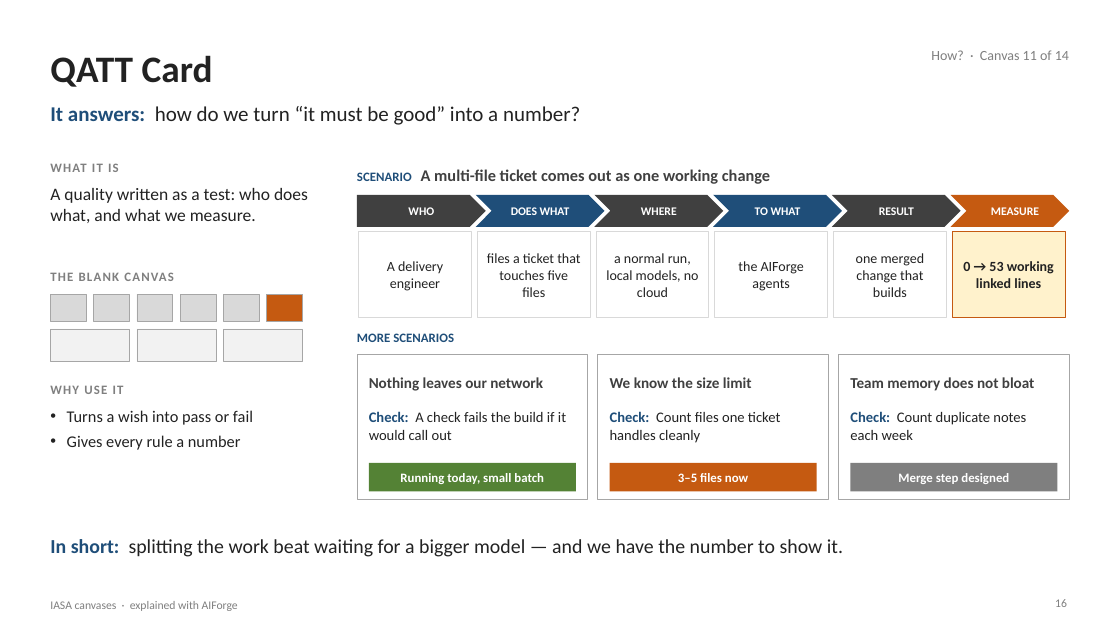
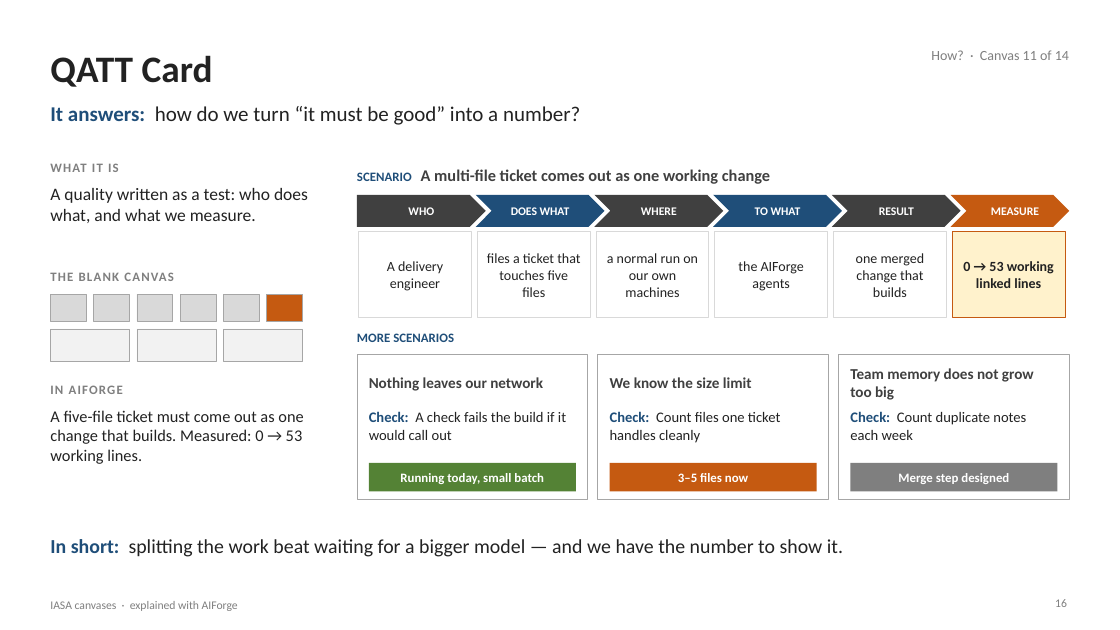
Before and after one commit to Manikanta-Reddy-Pasala/tools, a slide deck: slide 16 of course/iasa-aiforge/IASA-Canvases-with-AIForge.pptx. Drawn at 1120x630 pixels with LibreOffice and Linux fonts; fonts in the diff are those of the drawing. Boxes give left, top, right and bottom in pixels: in the first picture for what was removed or moved away, otherwise in the second. Text is boxed around its words. In the diff, an @@ line names an element or a change of style, - is before the commit and + after.

```diff
--- a/course/iasa-aiforge/IASA-Canvases-with-AIForge.pptx
+++ b/course/iasa-aiforge/IASA-Canvases-with-AIForge.pptx
@@ text at <box>607,253,698,297</box>: text changed @@
-a normal run, local models, no cloud
+a normal run on our own machines
@@ text at <box>50,385,123,394</box>: text changed @@
-WHY USE IT
+IN AIFORGE
@@ text at <box>850,368,1034,400</box>: text changed @@
-Team memory does not bloat
+Team memory does not grow too big
@@ text at <box>50,410,303,464</box>: text changed @@
-• Turns a wish into pass or fail
-• Gives every rule a number
+A five-file ticket must come out as one change that builds. Measured: 0 → 53 working lines.
```
Also in this commit, not shown: 16 other slides changed, 2 other files.
